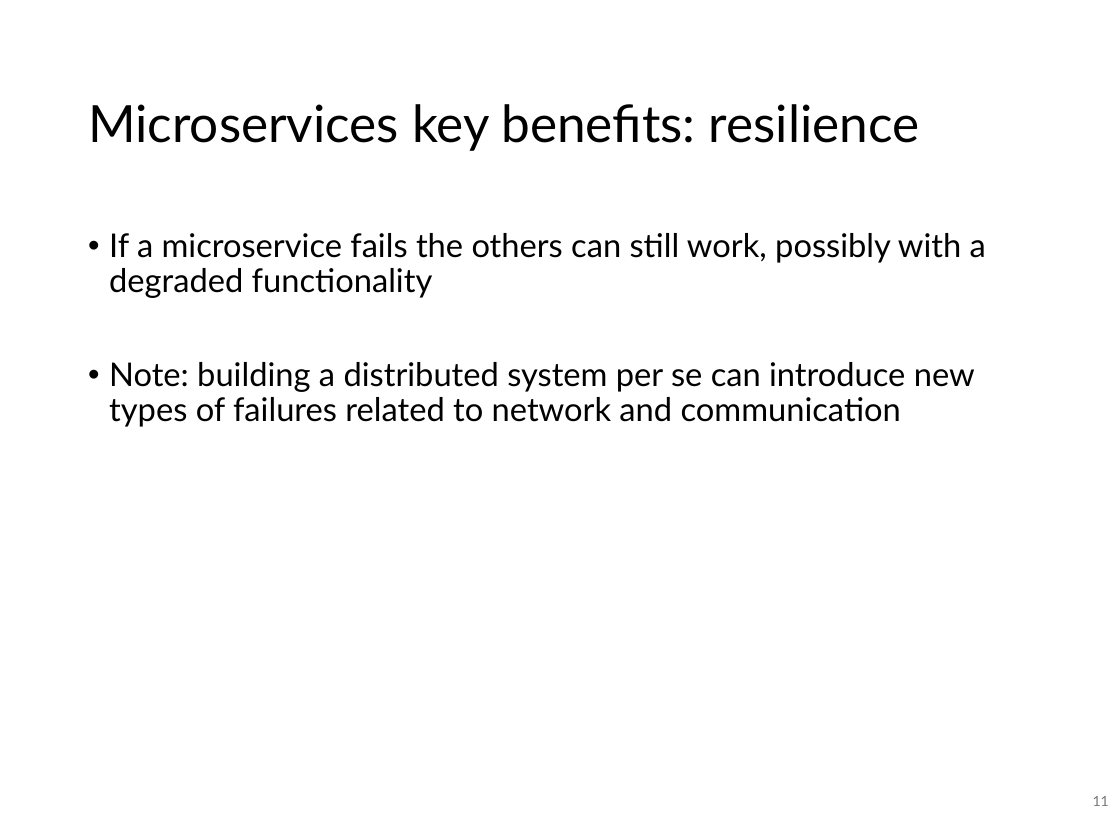
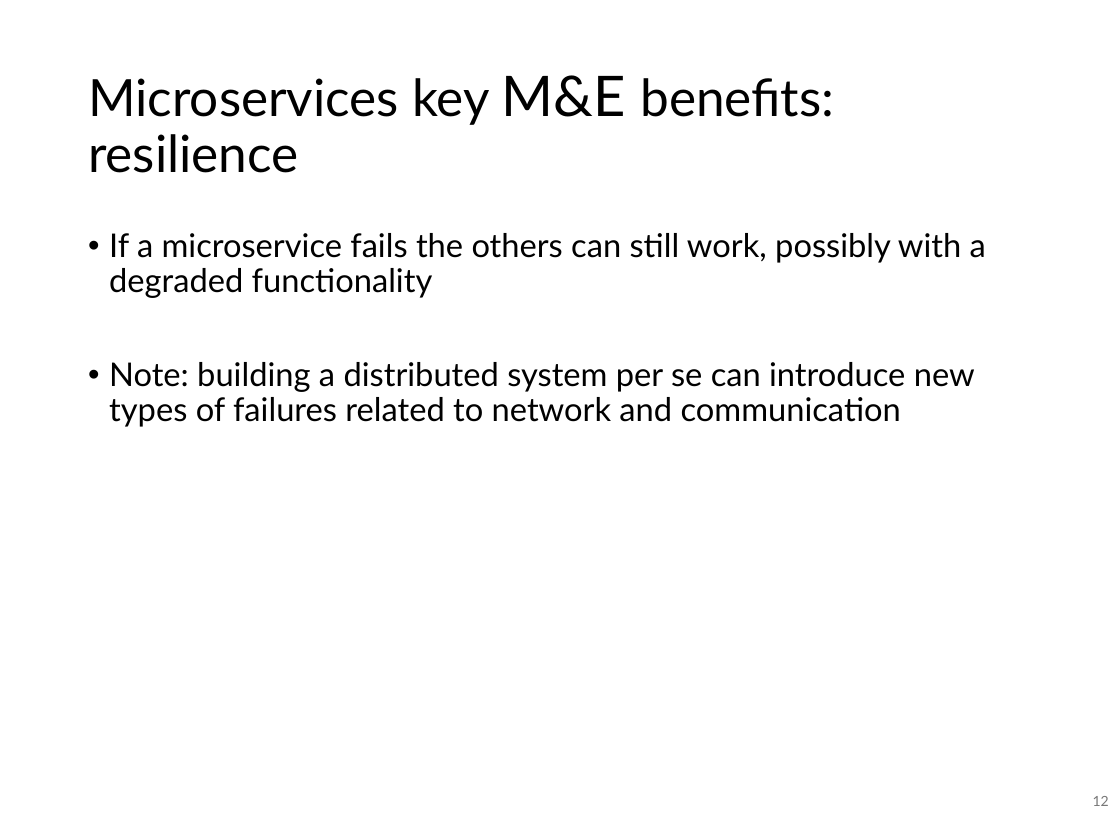
Before and after one commit to SannioEvolution/Material, a slide deck: slide 12 of 20 - Orchestration and AIOps.pptx (slide 11 before the commit). Drawn at 1120x840 pixels with LibreOffice and Linux fonts; fonts in the diff are those of the drawing. Boxes give left, top, right and bottom in pixels: in the first picture for what was removed or moved away, otherwise in the second. Text is boxed around its words. In the diff, an @@ line names an element or a change of style, - is before the commit and + after.

```diff
--- a/20 - Orchestration and AIOps.pptx
+++ b/20 - Orchestration and AIOps.pptx
@@ title at box(88, 75, 834, 173): text changed @@
-Microservices key benefits: resilience
+Microservices key M&E benefits: resilience
@@ page number at box(1093, 796, 1109, 806): text changed @@
-11
+12
```
Also in this commit, not shown: 12 other slides changed, 6 slides added, 1 slide removed, 1 other file.
